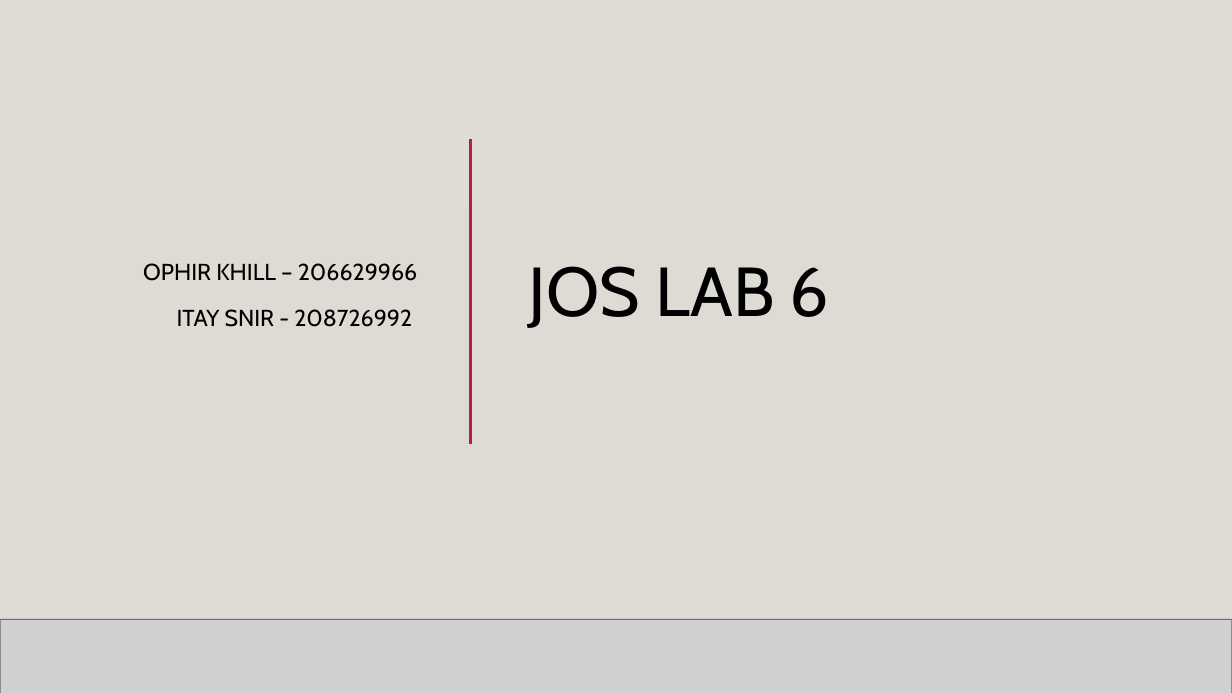
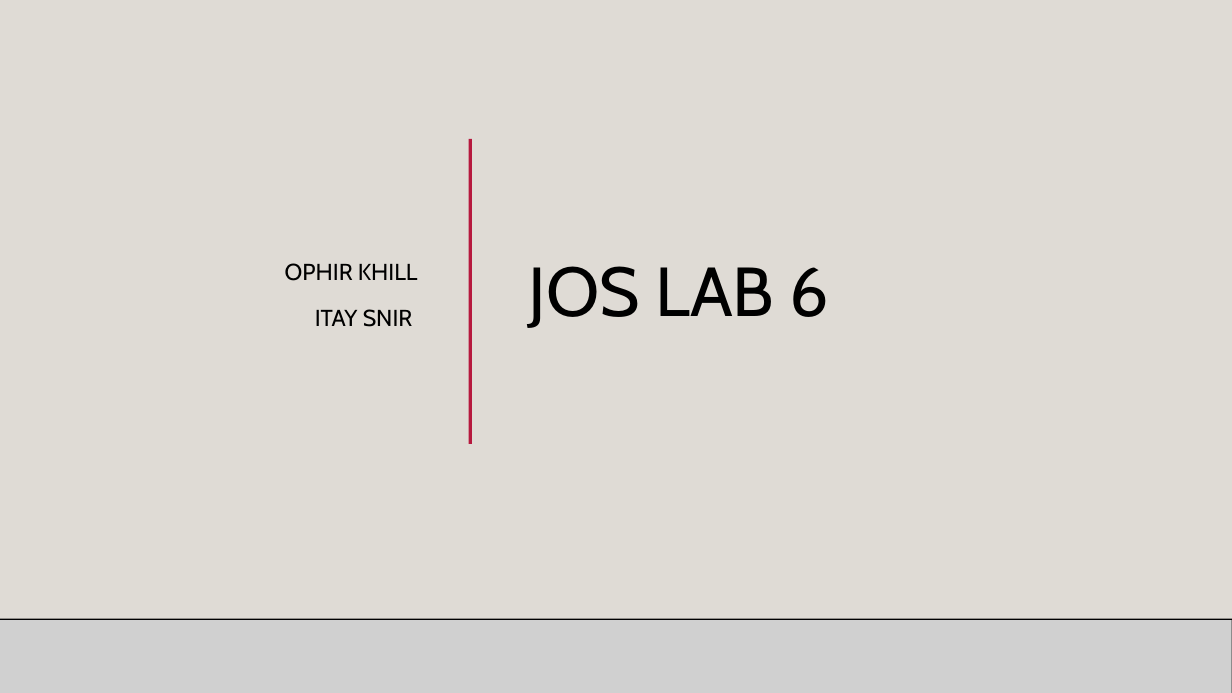
Before and after one commit to itaysnir/SnirOS, a slide deck: slide 1 of JOS.pptx. Drawn at 1232x693 pixels with LibreOffice and Linux fonts; fonts in the diff are those of the drawing; grey boxes stand for pictures; background and template pictures are left out. Boxes give left, top, right and bottom in pixels: in the first picture for what was removed or moved away, otherwise in the second. Text is boxed around its words. In the diff, an @@ line names an element or a change of style, - is before the commit and + after.

```diff
--- a/JOS.pptx
+++ b/JOS.pptx
@@ rectangle at (0, 204, 1232, 619): fill gradient #DFDBD5 to #DFDBD5 @@
@@ rectangle removed at (0, 204, 1232, 619) @@
@@ text at (285, 263, 418, 327): text changed @@
-OPHIR KHILL – 206629966
-ITAY SNIR - 208726992
+OPHIR KHILL
+ITAY SNIR
@@ line (0, 619) - (1232, 619): stroke #000001 1 pt to #000001 0.99 pt @@
@@ line removed from (0, 619) to (1232, 619) @@
```
Also in this commit, not shown: 13 other slides changed.
